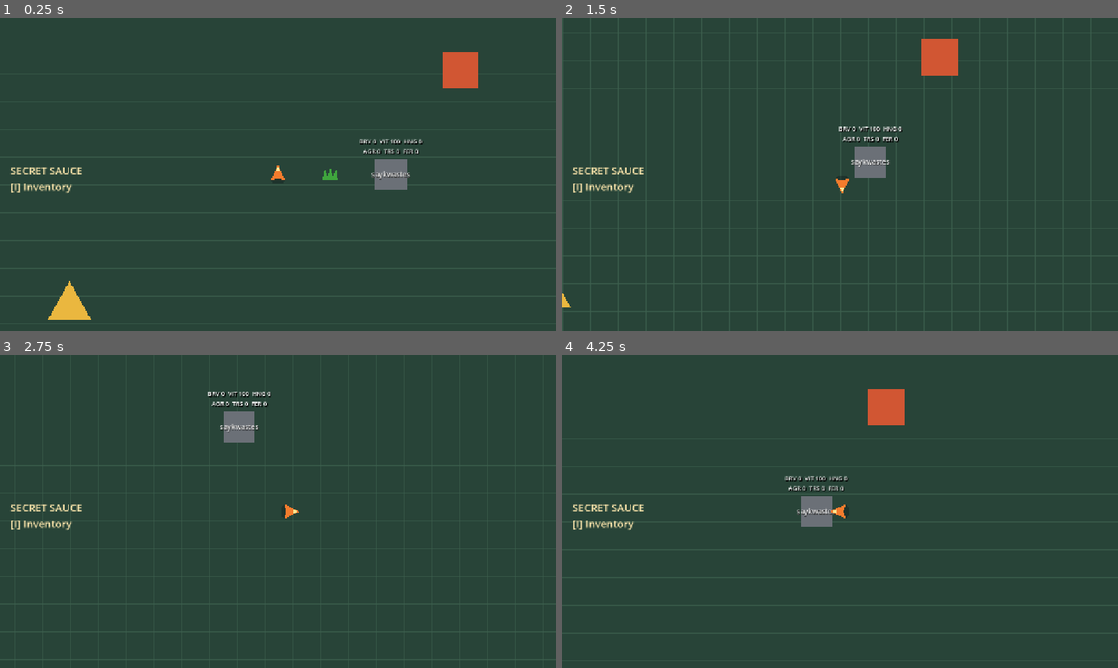
Above: before the commit, frames 1-4 (two rows, left to right).
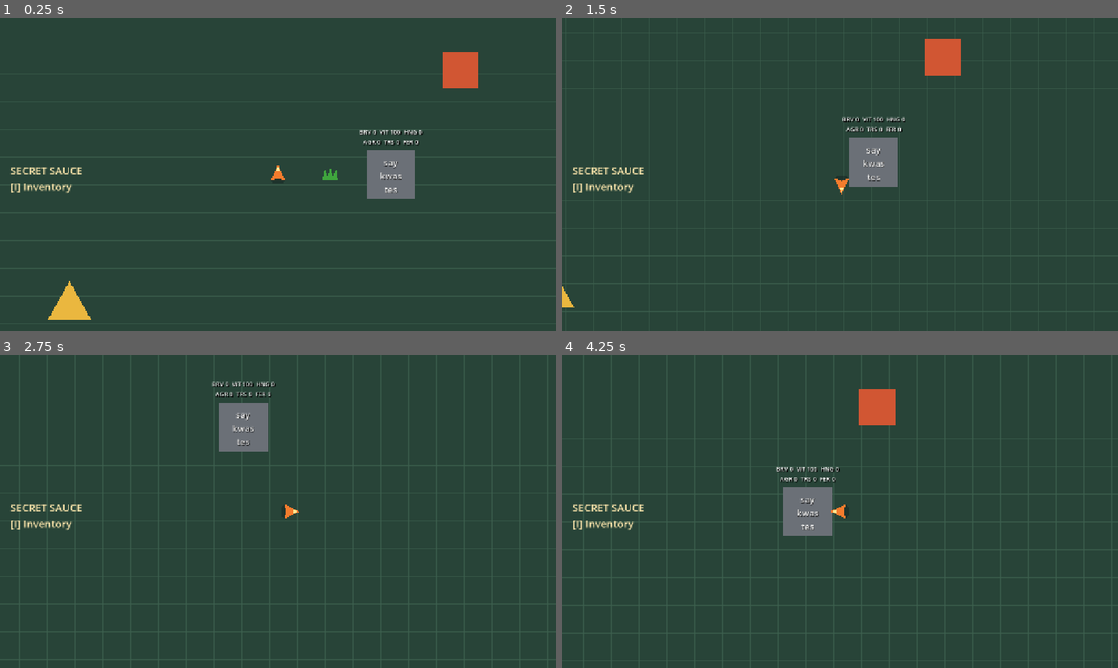
Above: after the commit, the same moments.

Repository: armikhalev/secret-sauce-godot
Game: Godot game, scene res://scenes/game.tscn
The game is run twice, just before and just after one commit, with the same random seed, the same clock (stepped at 60 frames per second) and the same inputs.
Inputs:
- Up to frame 1 (0.25 s): no input
- Up to frame 2 (1.5 s): tap Enter (ui_accept) at 0.5, 0.77 s; hold D (move_right) 0.53-1.28 s; hold S (move_down) from 1.28 s (still down)
- Up to frame 3 (2.75 s): tap Enter (ui_accept) at 1.52 s; release S (move_down) at 2.03 s; hold D (move_right) from 2.03 s (still down)
- Up to frame 4 (4.25 s): release D (move_right) at 2.78 s; hold W (move_up) 2.78-3.53 s; tap Enter (ui_accept) at 3.02, 3.77 s; hold A (move_left) from 3.53 s (still down)

The runs differ from the first frame. In frame 1, 1.2% of the frame differs, in the area x 64-76%, y 35-58%; in frame 2, 1.4%; in frame 3, 1.3%; in frame 4, 1.7%, in the area x 38-62%, y 10-58%.

Commit message:
size and name stack of say-kwas-tes
changing name formatting to stack top-down so that every part of the word is separate:say-kwas-tes. That should hint to block nature of the language.

Diff:
--- a/scenes/saykwastes.tscn
+++ b/scenes/saykwastes.tscn
@@ -3,26 +3,28 @@
 [ext_resource type="Script" path="res://scripts/saykwastes.gd" id="1_saykwastes"]
 
 [sub_resource type="RectangleShape2D" id="RectangleShape2D_saykwastes"]
-size = Vector2(72, 72)
+size = Vector2(112, 112)
 
 [node name="Saykwastes" type="CharacterBody2D"]
 script = ExtResource("1_saykwastes")
 
 [node name="Body" type="Polygon2D" parent="."]
-polygon = PackedVector2Array(-36, -36, 36, -36, 36, 36, -36, 36)
+polygon = PackedVector2Array(-56, -56, 56, -56, 56, 56, -56, 56)
 color = Color(0.42, 0.44, 0.47, 1)
 
 [node name="Label" type="Label" parent="."]
-offset_left = -55.0
-offset_top = -13.0
-offset_right = 55.0
-offset_bottom = 13.0
+offset_left = -56.0
+offset_top = -42.0
+offset_right = 56.0
+offset_bottom = 42.0
 theme_override_colors/font_color = Color(0.96, 0.96, 0.96, 1)
 theme_override_colors/font_shadow_color = Color(0.08, 0.08, 0.08, 0.8)
 theme_override_constants/shadow_offset_x = 1
 theme_override_constants/shadow_offset_y = 1
-theme_override_font_sizes/font_size = 16
-text = "saykwastes"
+theme_override_font_sizes/font_size = 20
+text = "say
+kwas
+tes"
 horizontal_alignment = 1
 vertical_alignment = 1
 mouse_filter = 2
@@ -32,9 +34,9 @@
 
 [node name="DebugStats" type="Label" parent="."]
 offset_left = -105.0
-offset_top = -86.0
+offset_top = -108.0
 offset_right = 105.0
-offset_bottom = -42.0
+offset_bottom = -64.0
 theme_override_colors/font_color = Color(1, 1, 1, 1)
 theme_override_colors/font_shadow_color = Color(0, 0, 0, 1)
 theme_override_constants/shadow_offset_x = 2
--- a/scripts/saykwastes.gd
+++ b/scripts/saykwastes.gd
@@ -9,7 +9,8 @@
 @export_range(0, 100) var fear: int = 0
 @export_group("Movement")
 @export var approach_speed: float = 65.0
-@export var eating_distance: float = 42.0
+@export var eating_distance: float = 62.0
+@export var grass_notice_radius: float = 560.0
 @export_group("Poison")
 @export var poison_tick_damage: int = 5
 
@@ -102,17 +103,17 @@
 
 func _find_closest_offered_grass() -> Grass:
 	var closest: Grass
-	var closest_distance := INF
+	var closest_distance_squared := grass_notice_radius * grass_notice_radius
 
 	for node in get_tree().get_nodes_in_group("npc_food"):
 		if not node is Grass:
 			continue
 
 		var grass := node as Grass
-		var distance := global_position.distance_squared_to(grass.global_position)
-		if distance < closest_distance:
+		var distance_squared := global_position.distance_squared_to(grass.global_position)
+		if distance_squared <= closest_distance_squared:
 			closest = grass
-			closest_distance = distance
+			closest_distance_squared = distance_squared
 
 	return closest
 
--- a/tests/saykwastes_approach_test.gd
+++ b/tests/saykwastes_approach_test.gd
@@ -13,12 +13,21 @@
 	var saykwastes := (load("res://scenes/saykwastes.tscn") as PackedScene).instantiate()
 	var grass := (load("res://scenes/grass.tscn") as PackedScene).instantiate() as Grass
 	world.add_child(saykwastes)
-	grass.position = Vector2(200, 0)
+	grass.position = Vector2(600, 0)
 	grass.state = GrassData.State.TASTY
 	world.add_child(grass)
 	grass.offer_to_npcs()
+	await physics_frame
+	await physics_frame
 
-	for frame in 240:
+	if not saykwastes.position.is_equal_approx(Vector2.ZERO):
+		push_error("Saykwastes noticed grass outside its detection radius.")
+		quit(1)
+		return
+
+	grass.position = Vector2(550, 0)
+
+	for frame in 540:
 		await physics_frame
 		if not is_instance_valid(grass):
 			break
--- a/tests/saykwastes_death_test.gd
+++ b/tests/saykwastes_death_test.gd
@@ -57,7 +57,7 @@
 	var player := (load("res://scenes/player.tscn") as PackedScene).instantiate()
 	world.add_child(player)
 	player.position = Vector2.ZERO
-	saykwastes.position = Vector2(55, 0)
+	saykwastes.position = Vector2(75, 0)
 	var corpse_start_x: float = saykwastes.position.x
 	Input.action_press("move_right")
 	for frame in 20:
--- a/tests/saykwastes_test.gd
+++ b/tests/saykwastes_test.gd
@@ -21,7 +21,7 @@
 			quit(1)
 			return
 
-	if saykwastes.get_node("Label").text != "saykwastes":
+	if saykwastes.get_node("Label").text != "say\nkwas\ntes":
 		push_error("Saykwastes label is missing.")
 		saykwastes.free()
 		quit(1)
